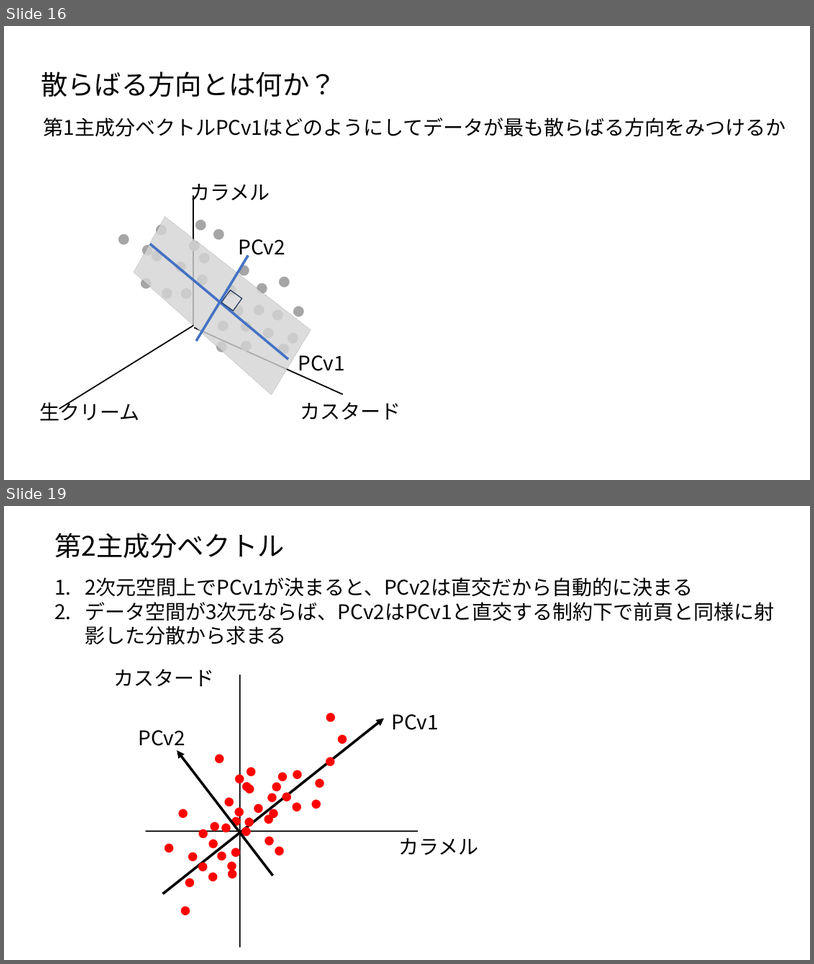
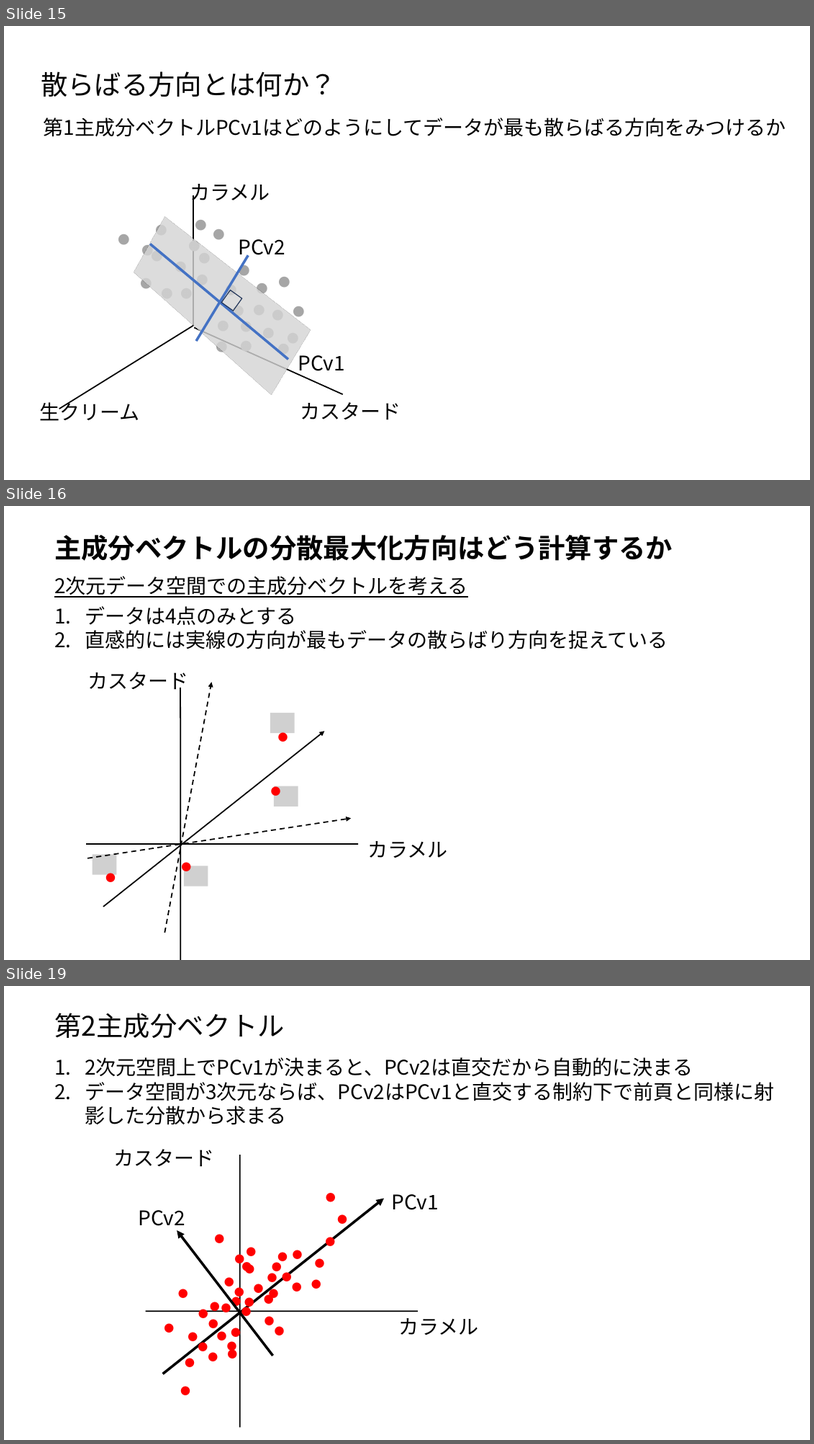
Before and after one commit to ueharaLab/NLP_7-PCA, a slide deck: NLP_6 PCA(BASICS)_ver2.pptx. Shown one above the other, each under a label of ours: slides 16 and 19 before the commit, slides 15, 16 and 19 after it; the slides between them are not shown. The pictures are 814x964 and 814x1444 pixels, drawn with LibreOffice and Linux fonts; fonts in the diff are those of the drawing; grey boxes stand for pictures. Boxes give left, top, right and bottom in pixels: in the first picture for what was removed or moved away, otherwise in the second. Text is boxed around its words. In the diff, an @@ line names an element or a change of style, - is before the commit and + after.

```diff
--- a/NLP_6 PCA(BASICS)_ver2.pptx
+++ b/NLP_6 PCA(BASICS)_ver2.pptx
@@ slide 16 added at [4,506,810,960], background #FFFFFF @@
@@ text added at [54,535,673,561], 32 pt, text #000000, bold @@
+主成分ベクトルの分散最大化方向はどう計算するか
@@ text added at [54,576,468,597], 24 pt, text #000000, underline @@
+2次元データ空間での主成分ベクトルを考える
@@ text added at [85,606,669,649], 24 pt, text #000000 @@
+1. データは4点のみとする
+2. 直感的には実線の方向が最もデータの散らばり方向を捉えている
@@ text added at [88,672,189,694], 24 pt, text #000000 @@
+カスタード
@@ arrow added from (165, 932) to (211, 682), #000000 1.5 pt dashed @@
@@ line added from (180, 960) to (180, 687), #000000 1.5 pt @@
@@ picture added at [270,713,294,733] @@
@@ arrow added from (103, 906) to (324, 731), #000000 1.5 pt @@
@@ text added at [272,728,294,746], 12 pt, text #FF0000 @@
+●
@@ text added at [265,782,287,800], 12 pt, text #FF0000 @@
+●
@@ picture added at [274,786,298,807] @@
@@ arrow added from (88, 858) to (351, 818), #000000 1.5 pt dashed @@
@@ line added from (86, 844) to (358, 844), #000000 1.5 pt @@
@@ text added at [368,841,448,857], 24 pt, text #000000 @@
+カラメル
@@ picture added at [93,854,116,875] @@
@@ text added at [100,868,122,886], 12 pt, text #FF0000 @@
+●
@@ text added at [176,857,198,875], 12 pt, text #FF0000 @@
+●
@@ picture added at [184,866,208,886] @@
@@ what was slide 16 is now slide 15 @@
```
Also in this commit, not shown: 3 slides changed, 3 other slides added, 1 slide removed.
